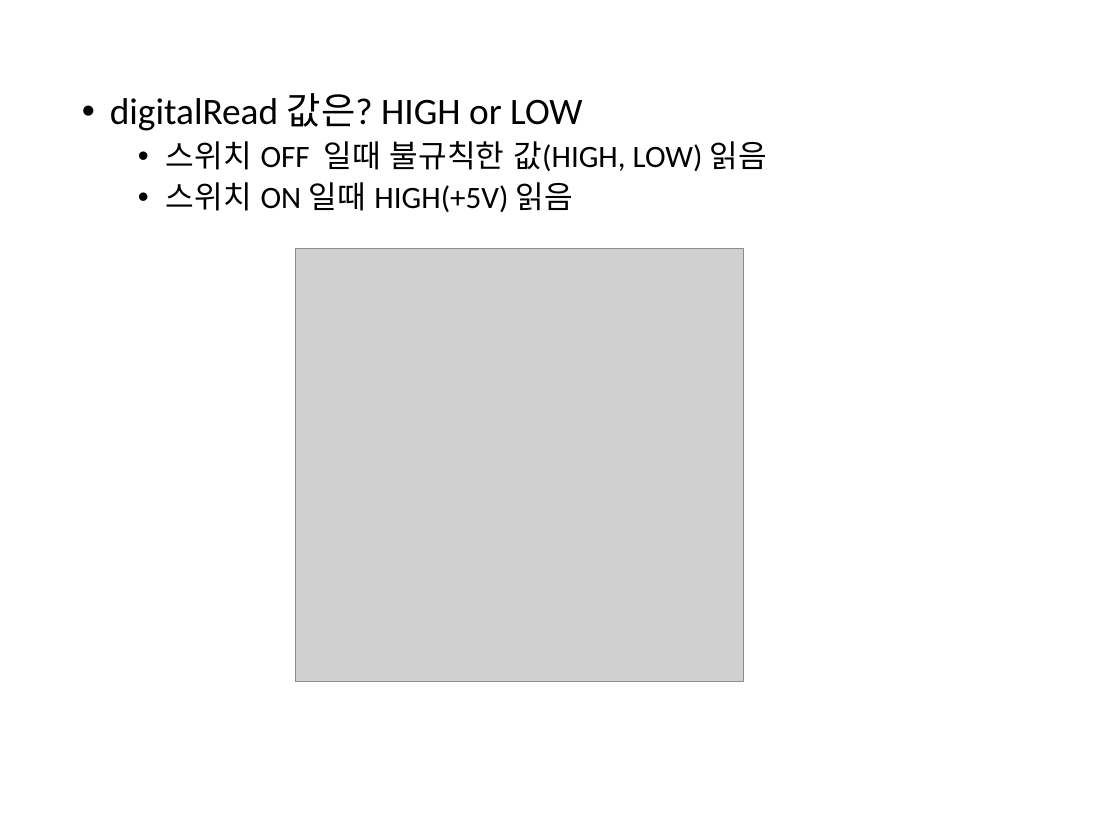
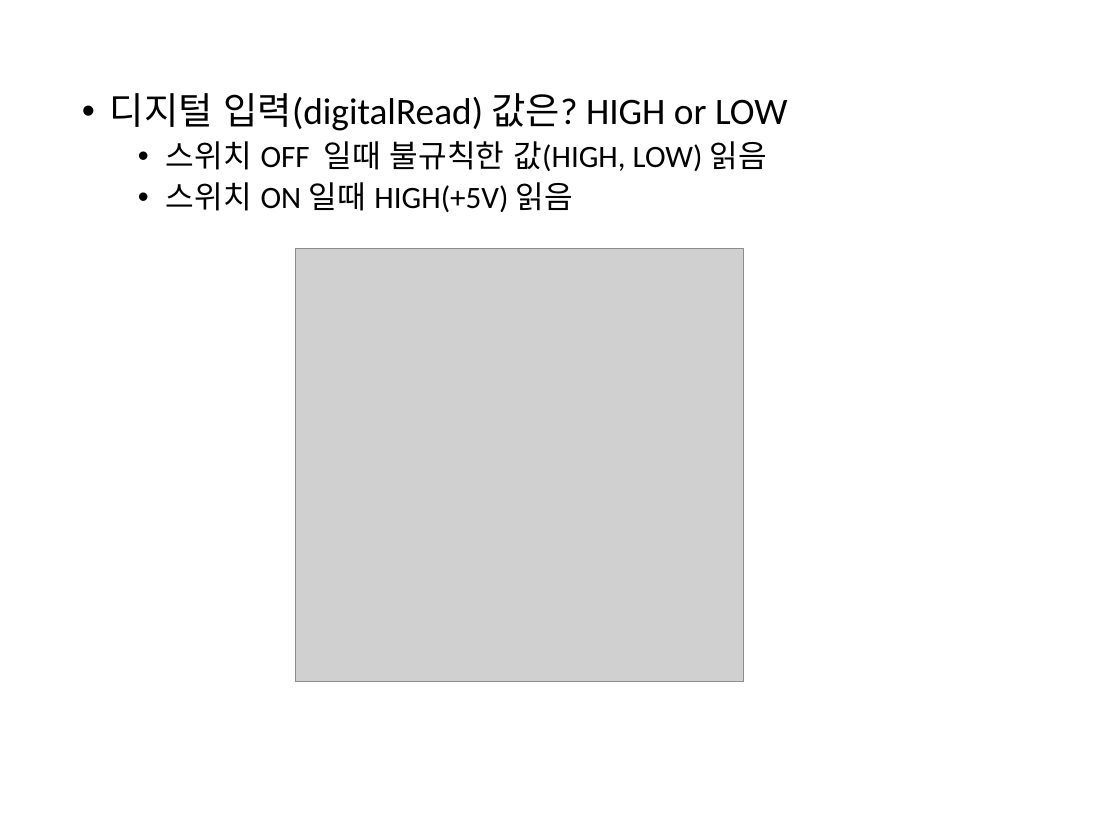
Before and after one commit to iot2019/Week04, a slide deck: slide 10 of Week04.pptx (slide 11 before the commit). Drawn at 1120x840 pixels with LibreOffice and Linux fonts; fonts in the diff are those of the drawing; grey boxes stand for pictures. Boxes give left, top, right and bottom in pixels: in the first picture for what was removed or moved away, otherwise in the second. Text is boxed around its words. In the diff, an @@ line names an element or a change of style, - is before the commit and + after.

```diff
--- a/Week04.pptx
+++ b/Week04.pptx
@@ text at [110,93,787,131]: text changed @@
-  • digitalRead 값은? HIGH or LOW
+  • 디지털 입력(digitalRead) 값은? HIGH or LOW
```
Also in this commit, not shown: 2 other slides changed, 1 slide added, 1 slide removed.
